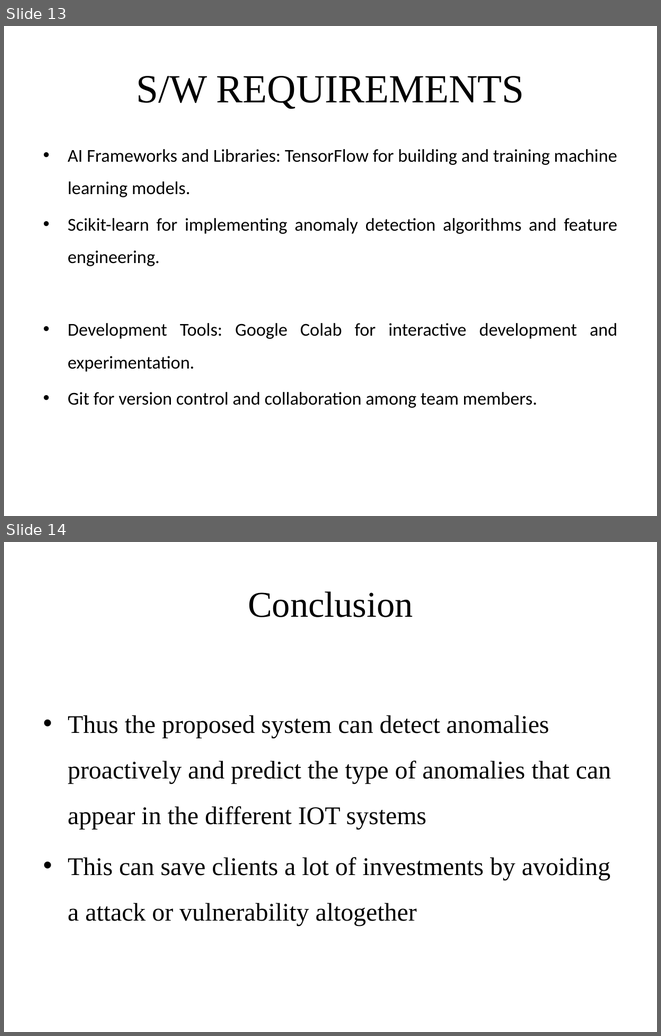
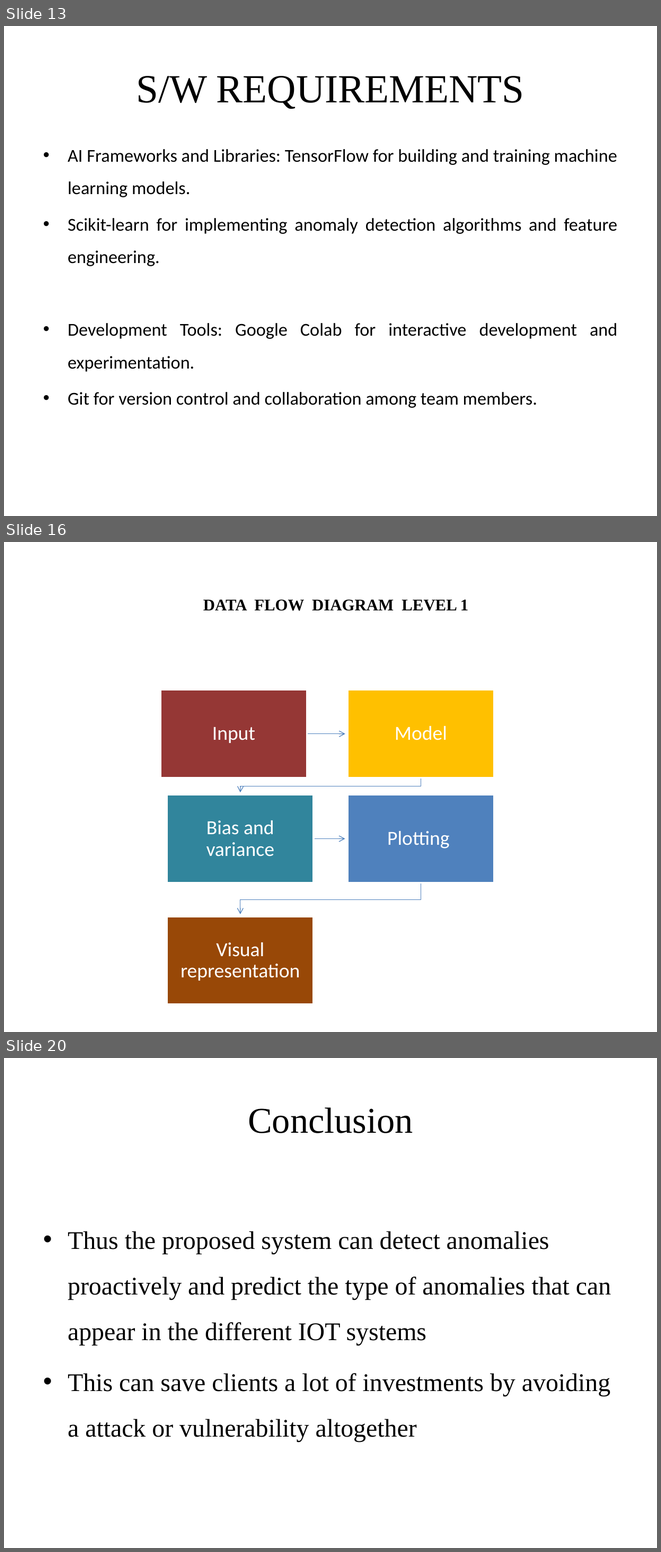
Before and after one commit to Renegadez518/IotSecurityProj, a slide deck: IOTProjreview ppt.pptx. Shown one above the other, each under a label of ours: slides 13 and 14 before the commit, slides 13, 16 and 20 after it; the slides between them are not shown. The pictures are 661x1036 and 661x1552 pixels, drawn with LibreOffice and Linux fonts; fonts in the diff are those of the drawing. Boxes give left, top, right and bottom in pixels: in the first picture for what was removed or moved away, otherwise in the second. Text is boxed around its words. In the diff, an @@ line names an element or a change of style, - is before the commit and + after.

```diff
--- a/IOTProjreview ppt.pptx
+++ b/IOTProjreview ppt.pptx
@@ slide 16 added at (4,542,657,1032), background #FFFFFF @@
@@ text added at (203,599,468,611), 18 pt, text #000000, bold @@
+DATA FLOW DIAGRAM LEVEL 1
@@ group added at (161,689,494,1004): 5 rectangles, 5 texts, 4 freeform shapes @@
+Input
+Model
+Bias and variance
+Plotting
+Visual representation
@@ what was slide 14 is now slide 20 @@
```
Also in this commit, not shown: 6 other slides added, 1 slide removed.
